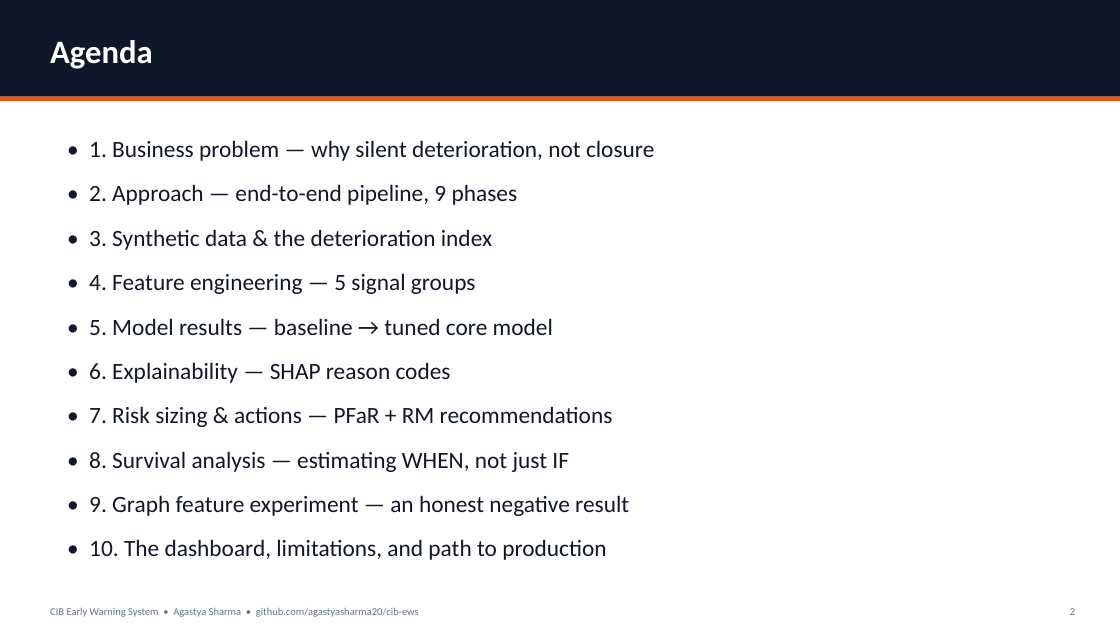
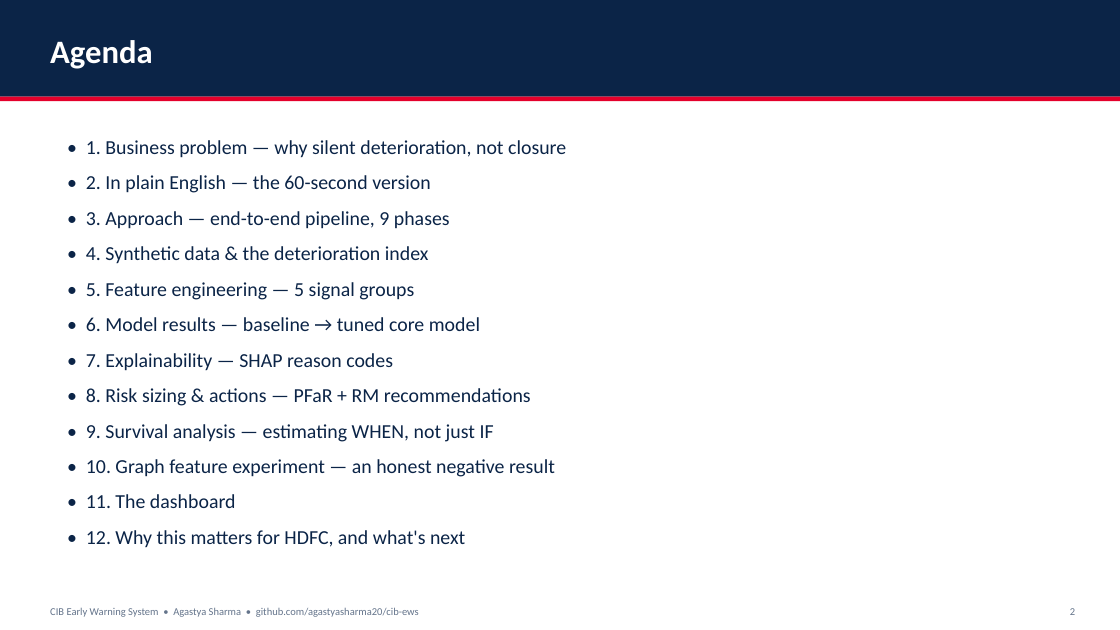
Before and after one commit to agastyasharma20/cib-ews, a slide deck: slide 2 of docs/CIB_EWS_Presentation.pptx. Drawn at 1120x630 pixels with LibreOffice and Linux fonts; fonts in the diff are those of the drawing. Boxes give left, top, right and bottom in pixels: in the first picture for what was removed or moved away, otherwise in the second. Text is boxed around its words. In the diff, an @@ line names an element or a change of style, - is before the commit and + after.

```diff
--- a/docs/CIB_EWS_Presentation.pptx
+++ b/docs/CIB_EWS_Presentation.pptx
@@ rectangle at [0, 0, 1120, 97]: fill #0F172A to #0B2447 @@
@@ rectangle at [0, 97, 1120, 102]: fill #EA580C to #E4002B @@
@@ text at [86, 140, 566, 158]: size 20 to 17 pt, text colour #0F172A to #0B2447 in "• 1. Business problem — why silent ..."; less space between paragraphs @@
@@ text at [86, 175, 555, 547]: text changed; size 20 to 17 pt; text colour #0F172A to #0B2447 @@
-• 2. Approach — end-to-end pipeline, 9 phases
-• 3. Synthetic data & the deterioration index
-• 4. Feature engineering — 5 signal groups
-• 5. Model results — baseline → tuned core model
-• 6. Explainability — SHAP reason codes
-• 7. Risk sizing & actions — PFaR + RM recommendations
-• 8. Survival analysis — estimating WHEN, not just IF
-• 9. Graph feature experiment — an honest negative result
-• 10. The dashboard, limitations, and path to production
+• 2. In plain English — the 60-second version
+• 3. Approach — end-to-end pipeline, 9 phases
+• 4. Synthetic data & the deterioration index
+• 5. Feature engineering — 5 signal groups
+• 6. Model results — baseline → tuned core model
+• 7. Explainability — SHAP reason codes
+• 8. Risk sizing & actions — PFaR + RM recommendations
+• 9. Survival analysis — estimating WHEN, not just IF
+• 10. Graph feature experiment — an honest negative result
+• 11. The dashboard
+• 12. Why this matters for HDFC, and what's next
```
Also in this commit, not shown: 14 other slides changed, 3 slides added, 1 other file.
